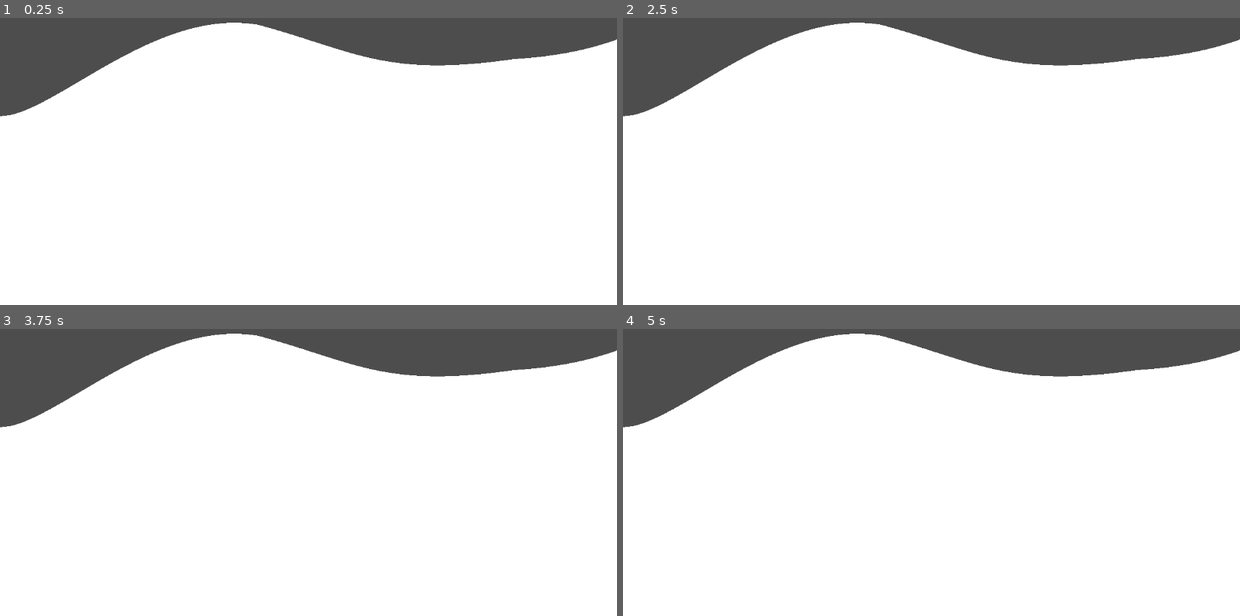
Above: before the commit, frames 1-4 (two rows, left to right).
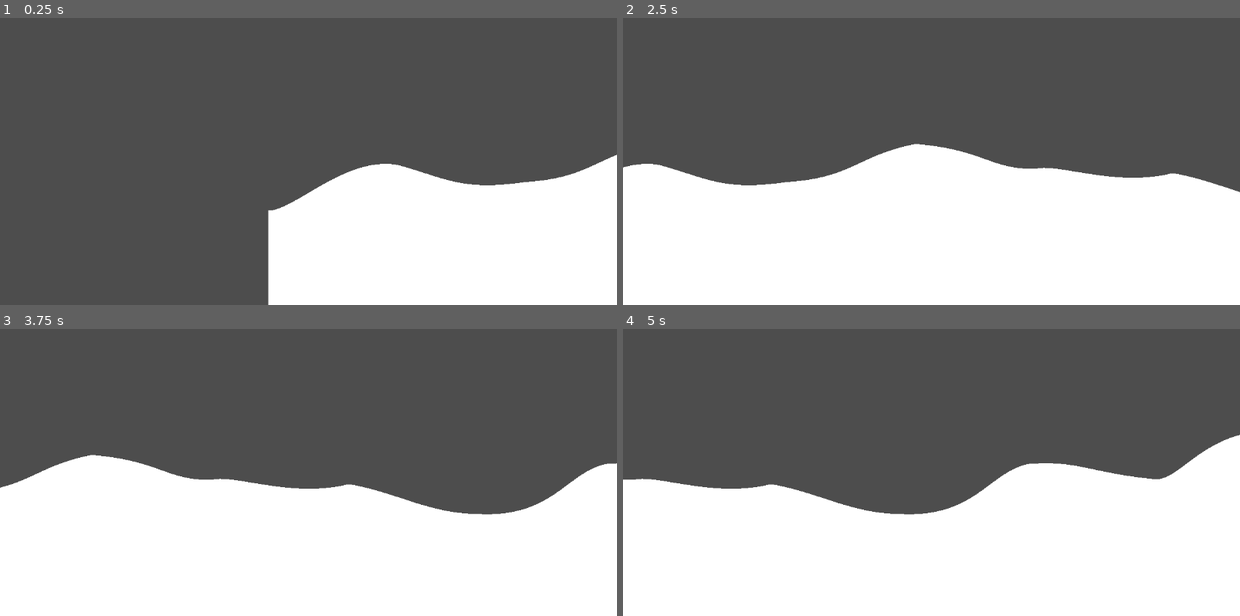
Above: after the commit, the same moments.

Repository: D-Mielewczyk/mask-a-ride
Game: Godot game, scene res://scenes/world.tscn
The game is run twice, just before and just after one commit, with the same random seed, the same clock (stepped at 60 frames per second) and the same inputs. This scene is started directly instead of the project's main scene.
Inputs:
- Up to frame 1 (0.25 s): no input
- Up to frame 2 (2.5 s): hold Right (ui_right) 0.53-1.28 s; hold Left (ui_left) 1.28-2.03 s; hold Right (ui_right) from 2.03 s (still down)
- Up to frame 3 (3.75 s): release Right (ui_right) at 3.53 s; hold Left (ui_left) from 3.53 s (still down)
- Up to frame 4 (5 s): keep holding Left (ui_left)

The runs differ from the first frame. In frame 1, 62% of the frame differs, in the area x 0-100%, y 1-100%; in frame 2, 40%; in frame 3, 41%; in frame 4, 41%.

Commit message:
chasm_chunk

Diff:
--- /dev/null
+++ b/scenes/chasm_chunk.tscn
@@ -0,0 +1,28 @@
+[gd_scene format=3 uid="uid://dofttpydh7hri"]
+
+[ext_resource type="Script" uid="uid://7sy2j2dkmghv" path="res://scripts/chasm_chunk.gd" id="1_q61qq"]
+
+[node name="ChasmChunk" type="Node2D" unique_id=1297083911]
+script = ExtResource("1_q61qq")
+
+[node name="RampBody" type="StaticBody2D" parent="." unique_id=1948681960]
+
+[node name="Polygon2D" type="Polygon2D" parent="RampBody" unique_id=954295586]
+
+[node name="CollisionPolygon2D" type="CollisionPolygon2D" parent="RampBody" unique_id=21004626]
+
+[node name="Line2D" type="Line2D" parent="RampBody" unique_id=431298750]
+
+[node name="LandingBody" type="StaticBody2D" parent="." unique_id=1197118813]
+
+[node name="Polygon2D" type="Polygon2D" parent="LandingBody" unique_id=522694148]
+
+[node name="CollisionPolygon2D" type="CollisionPolygon2D" parent="LandingBody" unique_id=256337402]
+
+[node name="Line2D" type="Line2D" parent="LandingBody" unique_id=486006417]
+
+[node name="DeathZone" type="Area2D" parent="." unique_id=1648260562]
+
+[node name="CollisionShape2D" type="CollisionShape2D" parent="DeathZone" unique_id=1712223759]
+
+[node name="VisibleOnScreenNotifier2D" type="VisibleOnScreenNotifier2D" parent="." unique_id=1550035081]
--- a/scenes/world.tscn
+++ b/scenes/world.tscn
@@ -1,8 +1,16 @@
 [gd_scene format=3 uid="uid://ch16615gmuibv"]
 
 [ext_resource type="Script" uid="uid://dcif4hlgulvic" path="res://scripts/terrain_manager.gd" id="1_nnsk1"]
+[ext_resource type="Script" uid="uid://d0ray5wcy7jf7" path="res://scripts/camera_drone.gd" id="2_rwgxs"]
 
 [node name="World" type="Node" unique_id=1185056397]
 
-[node name="TerrainMngt" type="Node2D" parent="." unique_id=1921307693]
+[node name="TerrainMngt" type="Node2D" parent="." unique_id=1921307693 node_paths=PackedStringArray("player_node")]
 script = ExtResource("1_nnsk1")
+player_node = NodePath("../CameraDrone")
+
+[node name="CameraDrone" type="Node2D" parent="." unique_id=850391133]
+script = ExtResource("2_rwgxs")
+
+[node name="Camera2D" type="Camera2D" parent="CameraDrone" unique_id=1081654180]
+zoom = Vector2(0.5, 0.5)
--- /dev/null
+++ b/scripts/camera_drone.gd
@@ -0,0 +1,7 @@
+extends Node2D
+
+@export var speed: float = 600.0 # Prędkość przesuwania kamery
+
+func _process(delta):
+	# Przesuwamy obiekt w prawo w każdej klatce
+	position.x += speed * delta
--- /dev/null
+++ b/scripts/chasm_chunk.gd
@@ -0,0 +1,79 @@
+extends Node2D
+
+# Konfiguracja Przepaści
+@export var ramp_width: float = 600.0   # Długość rozbiegu
+@export var gap_width: float = 800.0    # Szerokość dziury (jak daleko trzeba skoczyć)
+@export var drop_height: float = 300.0  # O ile niżej jest lądowanie (ułatwia grę)
+@export var landing_width: float = 600.0 # Długość lądowiska
+
+# Punkt końcowy dla Managera Świata
+var end_point_world: Vector2
+
+func generate_terrain(start_pos: Vector2):
+	position = Vector2(start_pos.x, 0) # Ustawiamy chunk w poziomie
+	var start_y = start_pos.y
+
+	# --- CZĘŚĆ 1: WYBICIE (RampBody) ---
+	var curve_ramp = Curve2D.new()
+
+	# Start (łączy się z poprzednim terenem)
+	curve_ramp.add_point(Vector2(0, start_y), Vector2.ZERO, Vector2(200, 0))
+
+	# Koniec rampy (lekko w górę, żeby wybić gracza)
+	var ramp_end_y = start_y - 100 # Wybicie 100px w górę
+	curve_ramp.add_point(Vector2(ramp_width, ramp_end_y), Vector2(-100, 0), Vector2.ZERO)
+
+	build_island($RampBody, curve_ramp)
+
+	# --- CZĘŚĆ 2: DZIURA (DeathZone) ---
+	# Ustawiamy strefę śmierci idealnie w dziurze
+	$DeathZone.position = Vector2(ramp_width + (gap_width / 2), start_y + 1000)
+	# (Pamiętaj by ustawić CollisionShape w edytorze na odpowiednio duży!)
+
+	# --- CZĘŚĆ 3: LĄDOWANIE (LandingBody) ---
+	var curve_landing = Curve2D.new()
+
+	# Start lądowania (Przesunięty o gap_width i niżej o drop_height)
+	var land_start_x = ramp_width + gap_width
+	var land_start_y = ramp_end_y + drop_height
+
+	# Punkt przyziemienia (lekko wklęsły, żeby "złapać" gracza)
+	curve_landing.add_point(Vector2(land_start_x, land_start_y), Vector2.ZERO, Vector2(200, 0))
+
+	# Koniec chunka
+	var land_end_x = land_start_x + landing_width
+	var land_end_y = land_start_y # Płasko na końcu
+	curve_landing.add_point(Vector2(land_end_x, land_end_y), Vector2(-200, 0), Vector2.ZERO)
+
+	build_island($LandingBody, curve_landing)
+
+	# Obliczamy punkt końcowy dla następnego chunka
+	end_point_world = position + Vector2(land_end_x, land_end_y)
+
+# Funkcja pomocnicza do budowania pojedynczej wyspy
+func build_island(body_node, curve: Curve2D):
+	curve.bake_interval = 20.0
+	var baked = curve.get_baked_points()
+	var poly = PackedVector2Array(baked)
+
+	# Zamykanie kształtu do dołu
+	var last_x = baked[-1].x
+	var first_x = baked[0].x
+	poly.append(Vector2(last_x, 2000)) # Prawy dół
+	poly.append(Vector2(first_x, 2000)) # Lewy dół
+
+	# Przypisywanie do węzłów wewnątrz body
+	body_node.get_node("Polygon2D").polygon = poly
+	body_node.get_node("CollisionPolygon2D").polygon = poly
+	body_node.get_node("Line2D").points = baked
+
+	# Opcjonalnie UV dla tekstury
+	var uv = PackedVector2Array()
+	for p in poly: uv.append(p / 100.0)
+	body_node.get_node("Polygon2D").uv = uv
+
+func get_end_point():
+	return end_point_world
+
+func _on_visible_on_screen_notifier_2d_screen_exited():
+	queue_free()
--- a/scripts/terrain_manager.gd
+++ b/scripts/terrain_manager.gd
@@ -4,7 +4,8 @@
 @export var player_node: Node2D
 
 # Załaduj scenę chunka (przeciągnij plik .tscn w inspektorze lub wpisz ścieżkę)
-var chunk_scene = preload("res://scenes/terrain_chunk.tscn")
+var terrain_scene = preload("res://scenes/terrain_chunk.tscn")
+var chasm_scene = preload("res://scenes/chasm_chunk.tscn")
 
 var next_spawn_pos = Vector2(0, 300)  # Startujemy na wysokości Y=300
 var active_chunks = []
@@ -12,9 +13,8 @@
 
 func _ready():
 	# Generujemy 3 kawałki na start
-	for i in range(3):
+	for i in range(10):
 		spawn_chunk()
-
 
 func _process(_delta):
 	# Jeśli gracz nie jest przypisany, nic nie rób (żeby nie wywaliło błędu)
@@ -28,7 +28,17 @@
 
 
 func spawn_chunk():
-	var new_chunk = chunk_scene.instantiate()
+	var new_chunk
+
+	# Prosta losowość: 20% szans na przepaść
+	# Ale UWAGA: Nie generuj przepaści jako pierwszej (bo gracz spadnie na starcie)
+	if active_chunks.size() > 2 and randf() < 0.2:
+		new_chunk = chasm_scene.instantiate()
+		print("Generuję PRZEPAŚĆ!")
+	else:
+		new_chunk = terrain_scene.instantiate()
+		print("Generuję zwykły teren.")
+
 	add_child(new_chunk)
 
 	# Generuj teren zaczynając od punktu zakończenia poprzedniego
Not shown, added: scripts/camera_drone.gd.uid
Not shown, added: scripts/chasm_chunk.gd.uid
